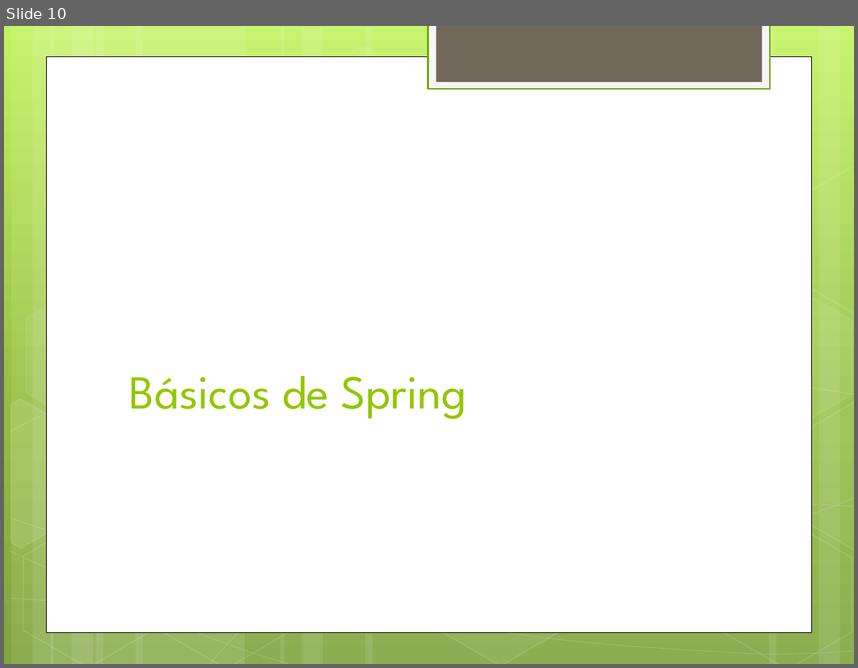
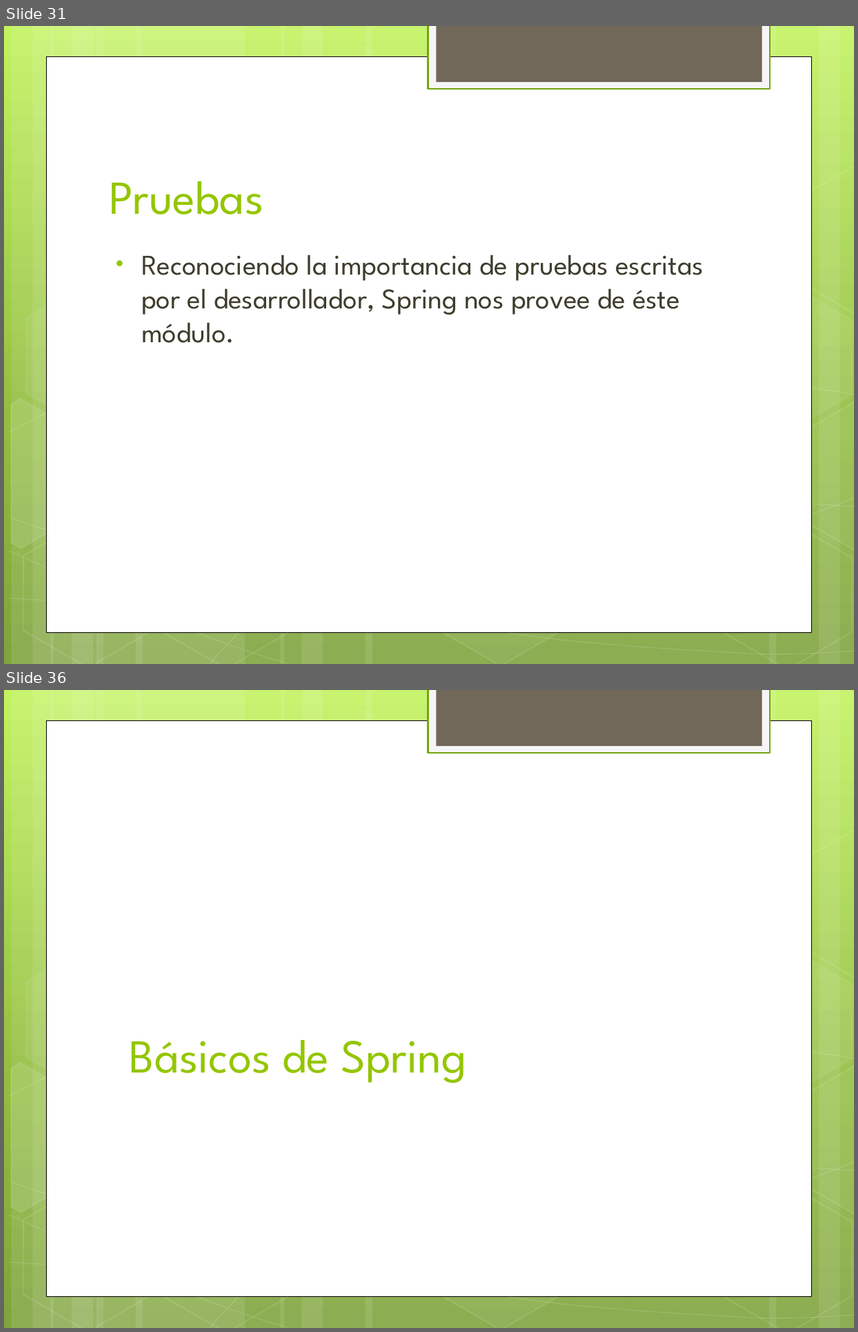
Before and after one commit to jdmr/CursoSpring, a slide deck: Presentation1.pptx. Shown one above the other, each under a label of ours: slide 10 before the commit, slides 31 and 36 after it; the slides between them are not shown. The pictures are 858x668 and 858x1332 pixels, drawn with LibreOffice and Linux fonts; fonts in the diff are those of the drawing. Boxes give left, top, right and bottom in pixels: in the first picture for what was removed or moved away, otherwise in the second. Text is boxed around its words. In the diff, an @@ line names an element or a change of style, - is before the commit and + after.

```diff
--- a/Presentation1.pptx
+++ b/Presentation1.pptx
@@ slide 31 added at [4,26,854,664], background gradient #C3F35F to #93BF3F to #81A53E; not listed: 31 template elements that a slide beside it also shows @@
@@ title added at [110,181,263,214], 40 pt, text #94C600 @@
+Pruebas
@@ text added at [141,254,704,343], 24 pt, text #3E3D2D @@
+• Reconociendo la importancia de pruebas escritas por el desarrollador, Spring nos provee de éste módulo.
@@ what was slide 10 is now slide 36 @@
```
Also in this commit, not shown: 1 slide changed, 25 other slides added, 12 other files.
